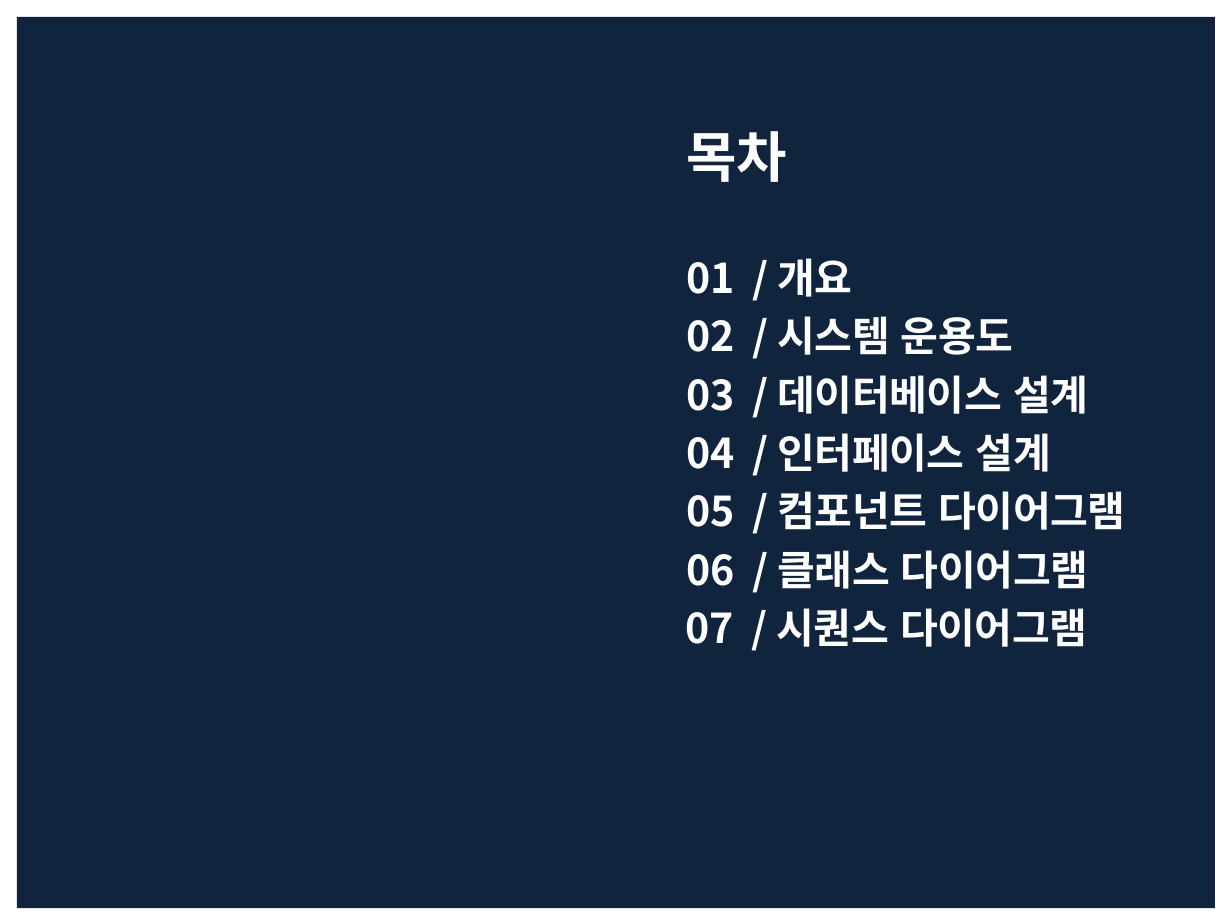
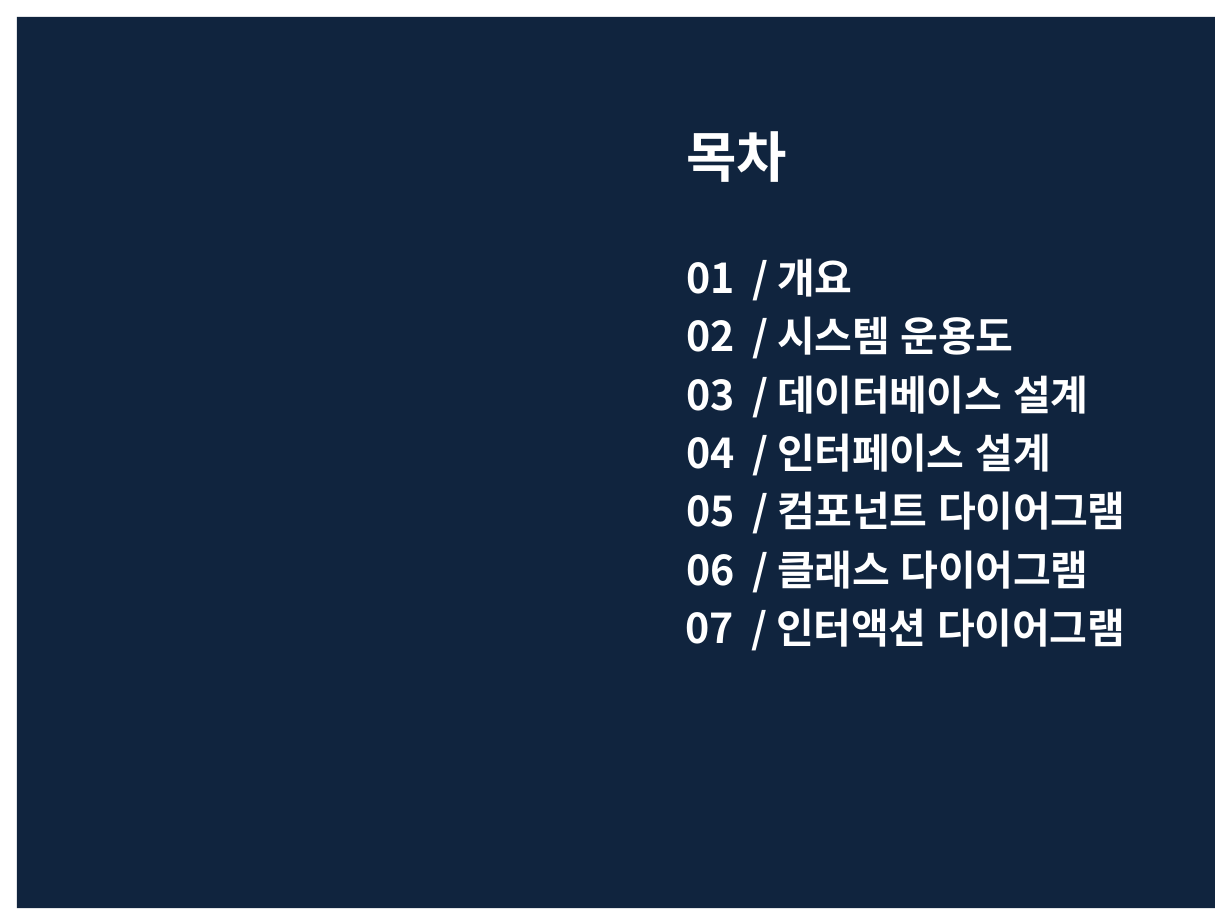
Before and after one commit to ardente6320/TripPilot, a slide deck: slide 2 of 설계/설계 발표자료(강구원, 김기훈, 김태현).pptx. Drawn at 1232x924 pixels with LibreOffice and Linux fonts; fonts in the diff are those of the drawing. Boxes give left, top, right and bottom in pixels: in the first picture for what was removed or moved away, otherwise in the second. Text is boxed around its words. In the diff, an @@ line names an element or a change of style, - is before the commit and + after.

```diff
--- a/설계/설계 발표자료(강구원, 김기훈, 김태현).pptx
+++ b/설계/설계 발표자료(강구원, 김기훈, 김태현).pptx
@@ text at [686, 608, 1125, 647]: text changed @@
-07 / 시퀀스 다이어그램
+07 / 인터액션 다이어그램
```
Also in this commit, not shown: 4 other slides changed, 1 slide removed, 4 other files.
